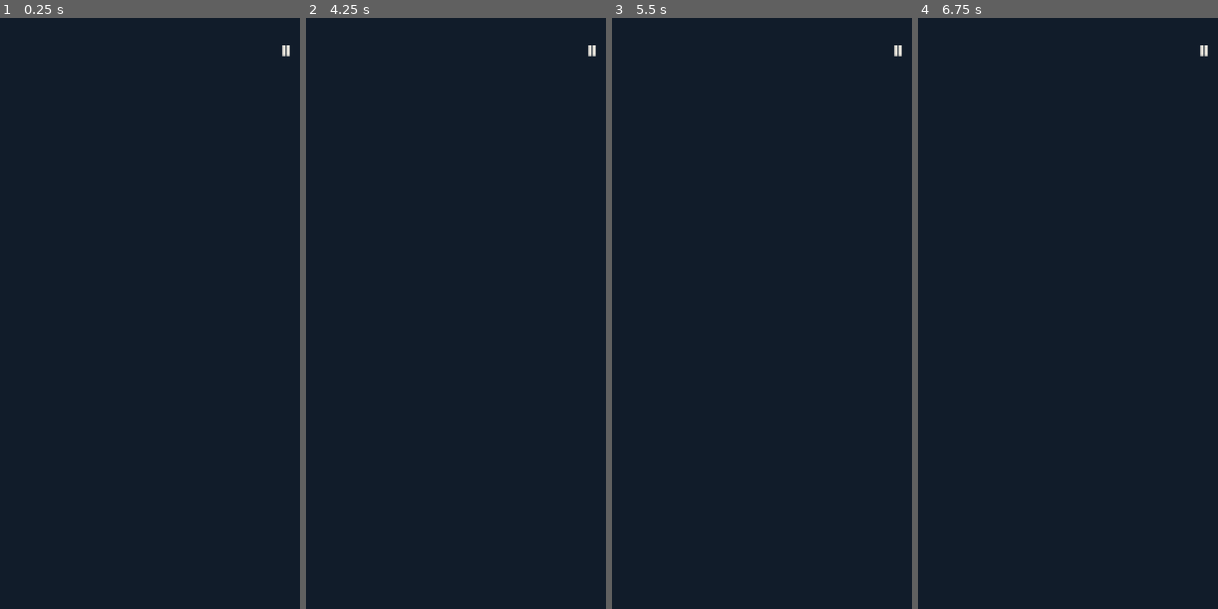
Above: before the commit, frames 1-4 (left to right).
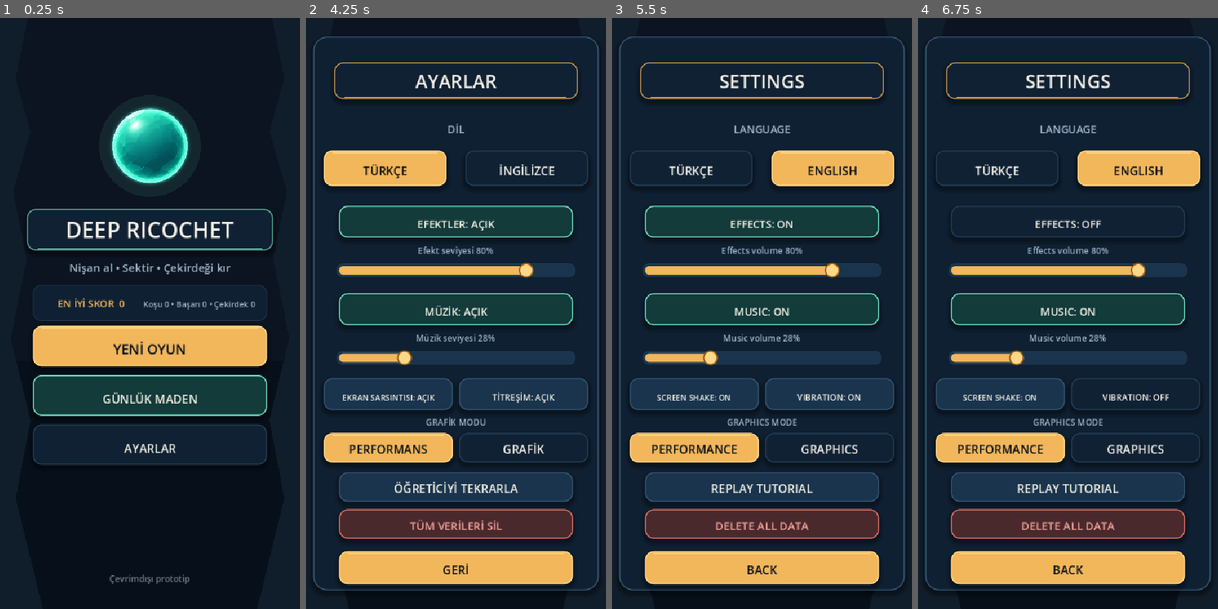
Above: after the commit, the same moments.

Repository: YSTuran/deep-ricochet
Game: Godot game, scene res://app/main.tscn
Two runs of this game, one before a commit and one after it. Both use one fixed random seed, a clock stepped at 60 frames per second and the inputs below.
Inputs (mouse positions are in pixels of both pictures, inside the frame that each line leads up to):
- Up to frame 1 (0.25 s): no input
- Up to frame 2 (4.25 s): click (591, 53) at 0.5 s, where only the run before the commit has a clickable "Ⅱ"; click (591, 53) at 1.25 s, where only the run before the commit has a clickable "Ⅱ"; click (591, 53) at 2 s, where only the run before the commit has a clickable "Ⅱ"; tap Enter at 2.75 s; move the mouse to (528, 283) at 2.77 s; click (528, 283) at 2.92 s; tap Space at 3.5 s; drag from (390, 343) to (438, 431) at 3.52 s
- Up to frame 3 (5.5 s): move the mouse to (795, 183) at 4.27 s; click (795, 183) at 4.42 s; tap Enter at 5 s; drag from (744, 431) to (663, 224) at 5.02 s
- Up to frame 4 (6.75 s): move the mouse to (1167, 402) at 5.77 s; click (1167, 402) at 5.92 s; tap Space at 6.5 s; drag from (969, 224) to (1017, 165) at 6.52 s

The runs differ from the first frame. In frame 1, 17% of the frame differs, in the area x 8-97%, y 4-96%; in frame 2, 38%; in frame 3, 38%, in the area x 2-98%, y 3-98%; in frame 4, 32%.
Error before the commit: Parse Error: Preload file "res://art/source/blok_normal.png" does not exist. (res://gameplay/gameplay_room_view.gd:11)

Commit message:
Refactor asset paths to use the new directory structure
- Updated audio asset paths from `res://audio/sfx/` to `res://assets/audio/sfx/` in multiple import files and the audio manager.
- Changed image asset paths from `res://art/source/` to `res://assets/images/blocks/` and `res://art/icons/` to `res://assets/images/icons/` in various import files and scripts.
- Modified the third-party audio documentation to reflect the new asset location.
- Adjusted launcher icon paths in the export presets configuration.

Diff:
--- a/deep-ricochet/audio/audio_manager.gd
+++ b/deep-ricochet/audio/audio_manager.gd
@@ -10,19 +10,19 @@
 const AMBIENT_MIX_RATE := 22_050
 const AMBIENT_DURATION_SECONDS := 8
 
-const COLLISION_NOTE: AudioStream = preload("res://audio/sfx/collision_note.ogg")
-const LAUNCH: AudioStream = preload("res://audio/sfx/launch.ogg")
-const NORMAL_HIT: AudioStream = preload("res://audio/sfx/normal_hit.ogg")
-const ORE_HIT: AudioStream = preload("res://audio/sfx/ore_hit.ogg")
-const ROCK_HIT: AudioStream = preload("res://audio/sfx/rock_hit.ogg")
-const BLOCK_BREAK: AudioStream = preload("res://audio/sfx/block_break.ogg")
-const CORE_BREAK: AudioStream = preload("res://audio/sfx/core_break.ogg")
-const UI_CLICK: AudioStream = preload("res://audio/sfx/ui_click.ogg")
-const UI_CONFIRM: AudioStream = preload("res://audio/sfx/ui_confirm.ogg")
-const ROUTE_SELECT: AudioStream = preload("res://audio/sfx/route_select.ogg")
-const ROOM_SUCCESS: AudioStream = preload("res://audio/sfx/room_success.ogg")
-const ROOM_FAILURE: AudioStream = preload("res://audio/sfx/room_failure.ogg")
-const NEW_BEST: AudioStream = preload("res://audio/sfx/new_best.ogg")
+const COLLISION_NOTE: AudioStream = preload("res://assets/audio/sfx/collision_note.ogg")
+const LAUNCH: AudioStream = preload("res://assets/audio/sfx/launch.ogg")
+const NORMAL_HIT: AudioStream = preload("res://assets/audio/sfx/normal_hit.ogg")
+const ORE_HIT: AudioStream = preload("res://assets/audio/sfx/ore_hit.ogg")
+const ROCK_HIT: AudioStream = preload("res://assets/audio/sfx/rock_hit.ogg")
+const BLOCK_BREAK: AudioStream = preload("res://assets/audio/sfx/block_break.ogg")
+const CORE_BREAK: AudioStream = preload("res://assets/audio/sfx/core_break.ogg")
+const UI_CLICK: AudioStream = preload("res://assets/audio/sfx/ui_click.ogg")
+const UI_CONFIRM: AudioStream = preload("res://assets/audio/sfx/ui_confirm.ogg")
+const ROUTE_SELECT: AudioStream = preload("res://assets/audio/sfx/route_select.ogg")
+const ROOM_SUCCESS: AudioStream = preload("res://assets/audio/sfx/room_success.ogg")
+const ROOM_FAILURE: AudioStream = preload("res://assets/audio/sfx/room_failure.ogg")
+const NEW_BEST: AudioStream = preload("res://assets/audio/sfx/new_best.ogg")
 
 var sfx_enabled := true
 var sfx_volume := 0.8
--- a/deep-ricochet/gameplay/gameplay_room_view.gd
+++ b/deep-ricochet/gameplay/gameplay_room_view.gd
@@ -8,14 +8,14 @@
 const COLOR_ROCK_LIGHT := Color("52606b")
 const COLOR_ROCK_DARK := Color("202a33")
 
-const NORMAL_TEXTURE: Texture2D = preload("res://art/source/blok_normal.png")
-const ORE_TEXTURE: Texture2D = preload("res://art/source/blok_cevher.png")
-const CORE_TEXTURE: Texture2D = preload("res://art/source/cekirdek.png")
-const CRACKED_TEXTURE: Texture2D = preload("res://art/source/blok_catlak.png")
-const EXPLOSIVE_TEXTURE: Texture2D = preload("res://art/source/blok_patlayici.png")
-const ARMORED_BOTTOM_TEXTURE: Texture2D = preload("res://art/source/blok_zirhli_alt.png")
-const ARMORED_LEFT_BOTTOM_TEXTURE: Texture2D = preload("res://art/source/blok_zirhli_sol_alt.png")
-const ARMORED_RIGHT_BOTTOM_TEXTURE: Texture2D = preload("res://art/source/blok_zirhli_sag_alt.png")
+const NORMAL_TEXTURE: Texture2D = preload("res://assets/images/blocks/blok_normal.png")
+const ORE_TEXTURE: Texture2D = preload("res://assets/images/blocks/blok_cevher.png")
+const CORE_TEXTURE: Texture2D = preload("res://assets/images/blocks/cekirdek.png")
+const CRACKED_TEXTURE: Texture2D = preload("res://assets/images/blocks/blok_catlak.png")
+const EXPLOSIVE_TEXTURE: Texture2D = preload("res://assets/images/blocks/blok_patlayici.png")
+const ARMORED_BOTTOM_TEXTURE: Texture2D = preload("res://assets/images/blocks/blok_zirhli_alt.png")
+const ARMORED_LEFT_BOTTOM_TEXTURE: Texture2D = preload("res://assets/images/blocks/blok_zirhli_sol_alt.png")
+const ARMORED_RIGHT_BOTTOM_TEXTURE: Texture2D = preload("res://assets/images/blocks/blok_zirhli_sag_alt.png")
 const CRACKED_SOURCE := Rect2(32.0, 36.0, 447.0, 454.0)
 const EXPLOSIVE_SOURCE := Rect2(54.0, 65.0, 404.0, 407.0)
 const ARMORED_BOTTOM_SOURCE := Rect2(5.0, 6.0, 502.0, 502.0)
--- a/deep-ricochet/project.godot
+++ b/deep-ricochet/project.godot
@@ -19,7 +19,7 @@
 config/version="0.1.0"
 run/main_scene="res://app/main.tscn"
 config/features=PackedStringArray("4.7", "GL Compatibility")
-config/icon="res://icon.svg"
+config/icon="res://assets/images/icons/icon.svg"
 config/quit_on_go_back=false
 
 [display]
--- a/deep-ricochet/ui/main_menu_view.gd
+++ b/deep-ricochet/ui/main_menu_view.gd
@@ -6,7 +6,7 @@
 const NEW_GAME_BUTTON := Rect2(80.0, 580.0, 380.0, 66.0)
 const DAILY_BUTTON := Rect2(80.0, 660.0, 380.0, 66.0)
 const SETTINGS_BUTTON := Rect2(80.0, 740.0, 380.0, 62.0)
-const CORE_TEXTURE: Texture2D = preload("res://art/source/cekirdek.png")
+const CORE_TEXTURE: Texture2D = preload("res://assets/images/blocks/cekirdek.png")
 
 var controller: RunController
 var continue_available := false
--- a/deep-ricochet/ui/run_flow_view.gd
+++ b/deep-ricochet/ui/run_flow_view.gd
@@ -13,12 +13,12 @@
 const SAME_SEED_BUTTON := Rect2(70.0, 650.0, 400.0, 60.0)
 const RESTART_BUTTON := Rect2(70.0, 725.0, 400.0, 60.0)
 const RESULT_MENU_BUTTON := Rect2(70.0, 800.0, 400.0, 60.0)
-const CORE_TEXTURE: Texture2D = preload("res://art/source/cekirdek.png")
-const CRACKED_TEXTURE: Texture2D = preload("res://art/source/blok_catlak.png")
-const EXPLOSIVE_TEXTURE: Texture2D = preload("res://art/source/blok_patlayici.png")
-const ARMORED_BOTTOM_TEXTURE: Texture2D = preload("res://art/source/blok_zirhli_alt.png")
-const ARMORED_LEFT_BOTTOM_TEXTURE: Texture2D = preload("res://art/source/blok_zirhli_sol_alt.png")
-const ARMORED_RIGHT_BOTTOM_TEXTURE: Texture2D = preload("res://art/source/blok_zirhli_sag_alt.png")
+const CORE_TEXTURE: Texture2D = preload("res://assets/images/blocks/cekirdek.png")
+const CRACKED_TEXTURE: Texture2D = preload("res://assets/images/blocks/blok_catlak.png")
+const EXPLOSIVE_TEXTURE: Texture2D = preload("res://assets/images/blocks/blok_patlayici.png")
+const ARMORED_BOTTOM_TEXTURE: Texture2D = preload("res://assets/images/blocks/blok_zirhli_alt.png")
+const ARMORED_LEFT_BOTTOM_TEXTURE: Texture2D = preload("res://assets/images/blocks/blok_zirhli_sol_alt.png")
+const ARMORED_RIGHT_BOTTOM_TEXTURE: Texture2D = preload("res://assets/images/blocks/blok_zirhli_sag_alt.png")
 const CRACKED_SOURCE := Rect2(32.0, 36.0, 447.0, 454.0)
 const EXPLOSIVE_SOURCE := Rect2(54.0, 65.0, 404.0, 407.0)
 const ARMORED_BOTTOM_SOURCE := Rect2(5.0, 6.0, 502.0, 502.0)
--- a/deep-ricochet/ui/tutorial_overlay.gd
+++ b/deep-ricochet/ui/tutorial_overlay.gd
@@ -10,9 +10,9 @@
 const SKIP_BUTTON := Rect2(35.0, 845.0, 170.0, 65.0)
 const NEXT_BUTTON := Rect2(275.0, 845.0, 230.0, 65.0)
 const PAGE_COUNT := 3
-const NORMAL_TEXTURE: Texture2D = preload("res://art/source/blok_normal.png")
-const ORE_TEXTURE: Texture2D = preload("res://art/source/blok_cevher.png")
-const CORE_TEXTURE: Texture2D = preload("res://art/source/cekirdek.png")
+const NORMAL_TEXTURE: Texture2D = preload("res://assets/images/blocks/blok_normal.png")
+const ORE_TEXTURE: Texture2D = preload("res://assets/images/blocks/blok_cevher.png")
+const CORE_TEXTURE: Texture2D = preload("res://assets/images/blocks/cekirdek.png")
 const NORMAL_SOURCE_RECT := Rect2(139.0, 159.0, 976.0, 939.0)
 const ORE_SOURCE_RECT := Rect2(209.0, 220.0, 837.0, 831.0)
 
Not shown, changed: deep-ricochet/assets/audio/sfx/block_break.ogg.import
Not shown, changed: deep-ricochet/assets/audio/sfx/collision_note.ogg.import
Not shown, changed: deep-ricochet/assets/audio/sfx/core_break.ogg.import
Not shown, changed: deep-ricochet/assets/audio/sfx/launch.ogg.import
Not shown, changed: deep-ricochet/assets/audio/sfx/new_best.ogg.import
Not shown, changed: deep-ricochet/assets/audio/sfx/normal_hit.ogg.import
Not shown, changed: deep-ricochet/assets/audio/sfx/ore_hit.ogg.import
Not shown, changed: deep-ricochet/assets/audio/sfx/rock_hit.ogg.import
Not shown, changed: deep-ricochet/assets/audio/sfx/room_failure.ogg.import
Not shown, changed: deep-ricochet/assets/audio/sfx/room_success.ogg.import
Not shown, changed: deep-ricochet/assets/audio/sfx/route_select.ogg.import
Not shown, changed: deep-ricochet/assets/audio/sfx/ui_click.ogg.import
(and 15 more such lines)
